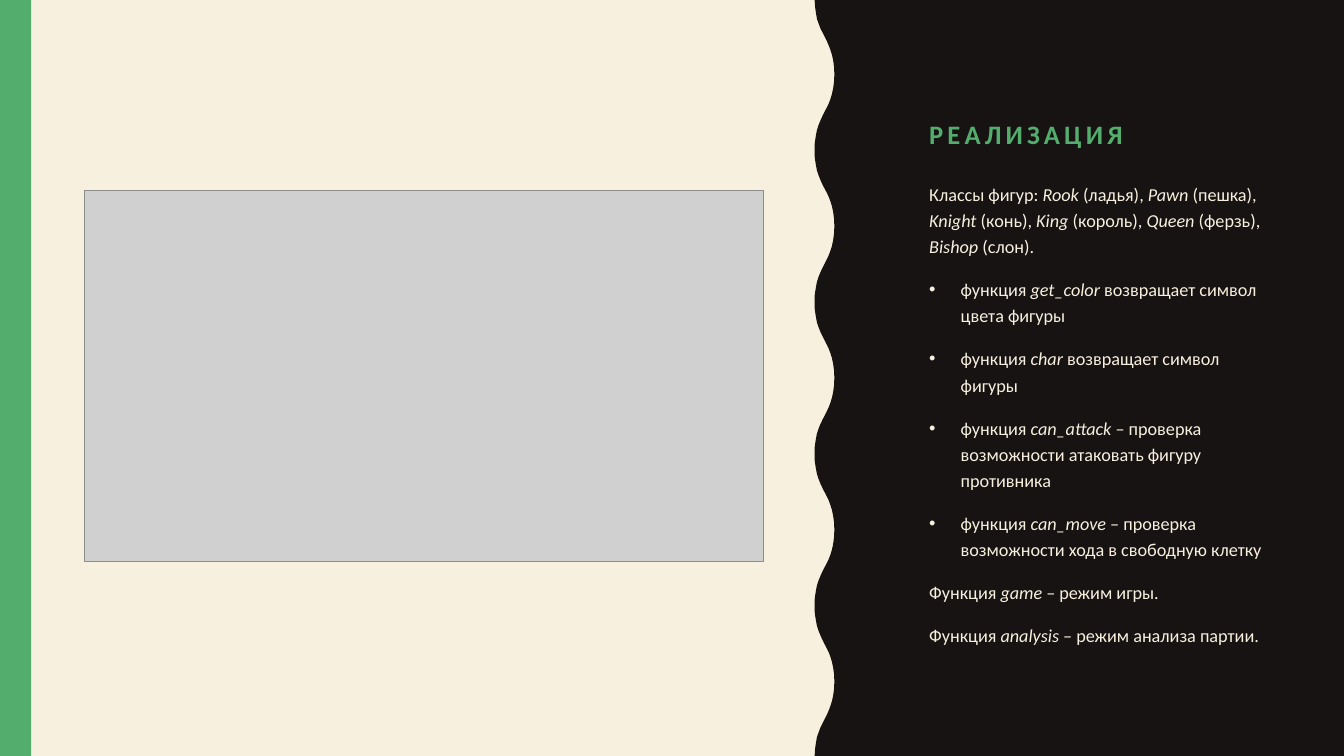
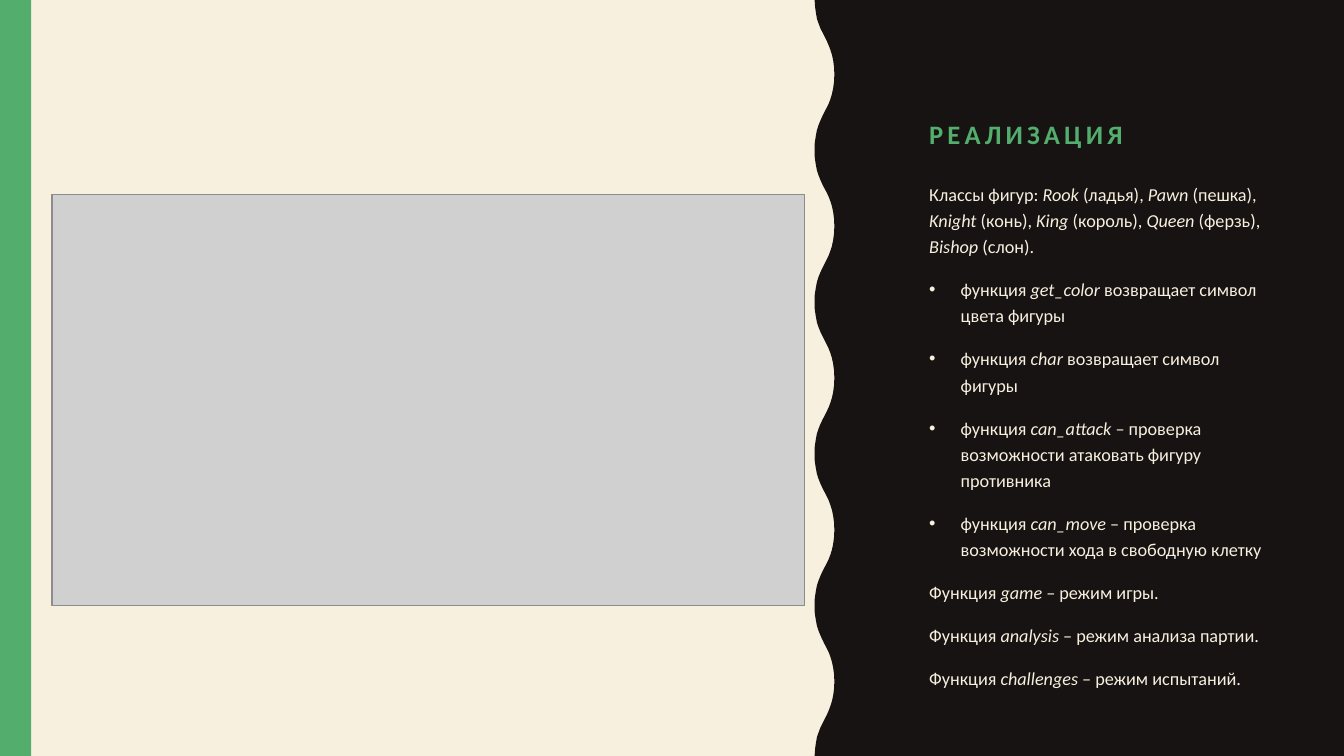
Before and after one commit to Gentlem4n72/Pygame-Chess, a slide deck: slide 4 of Шах и мат.pptx. Drawn at 1344x756 pixels with LibreOffice and Linux fonts; fonts in the diff are those of the drawing; grey boxes stand for pictures. Boxes give left, top, right and bottom in pixels: in the first picture for what was removed or moved away, otherwise in the second. Text is boxed around its words. In the diff, an @@ line names an element or a change of style, - is before the commit and + after.

```diff
--- a/Шах и мат.pptx
+++ b/Шах и мат.pptx
@@ picture: place and size @@
-picture at (85, 191, 763, 562)
+picture at (52, 195, 806, 606)
@@ text at (929, 672, 1241, 688): paragraph added @@
+Функция challenges – режим испытаний.
```
Also in this commit, not shown: 2 other slides changed, 1 other file.
